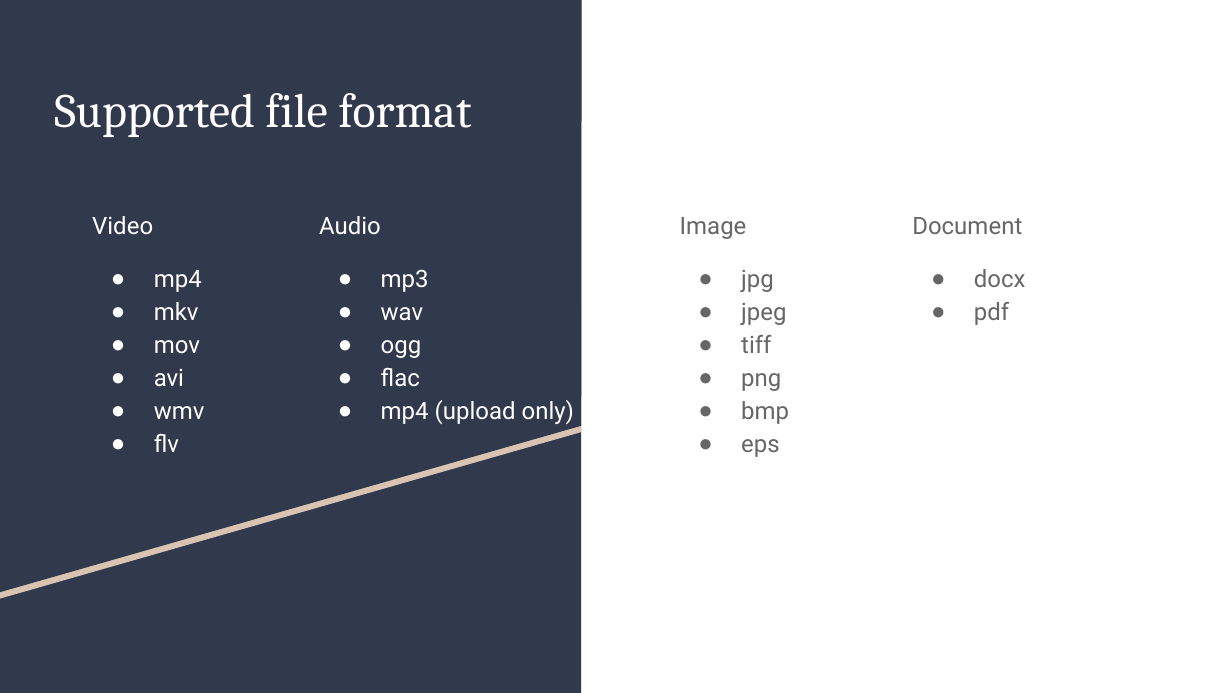
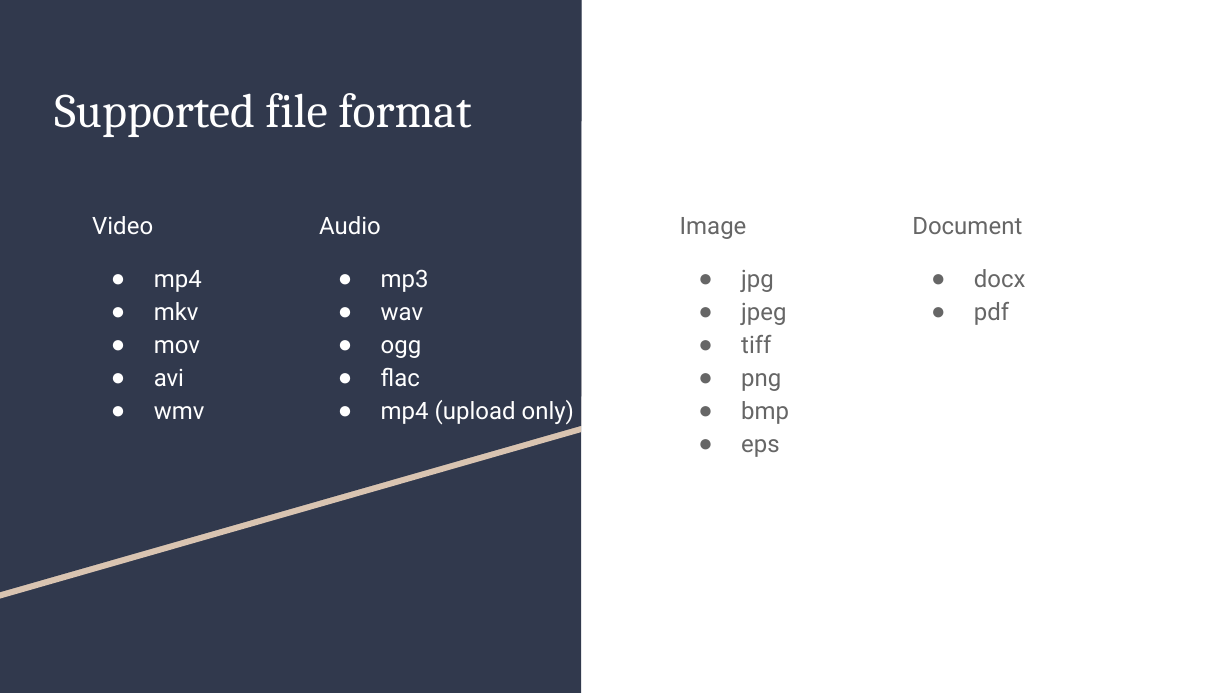
Before and after one commit to will8889/Convertor, a slide deck: slide 3 of Convertor.pptx. Drawn at 1232x693 pixels with LibreOffice and Linux fonts; fonts in the diff are those of the drawing. Boxes give left, top, right and bottom in pixels: in the first picture for what was removed or moved away, otherwise in the second. Text is boxed around its words. In the diff, an @@ line names an element or a change of style, - is before the commit and + after.

```diff
--- a/Convertor.pptx
+++ b/Convertor.pptx
@@ text at <box>154,434,179,452</box>: paragraph removed @@
-● flv
```
Also in this commit, not shown: 4 other files.
